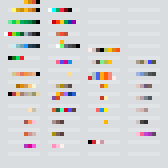
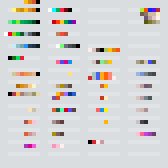
Layer changes from the first 168 x 168 image to the second:
added layer "gremplin-wants" in group "Colors" over [140, 8, 160, 24]
painted on "Layer 3" over [60, 40, 64, 44]
